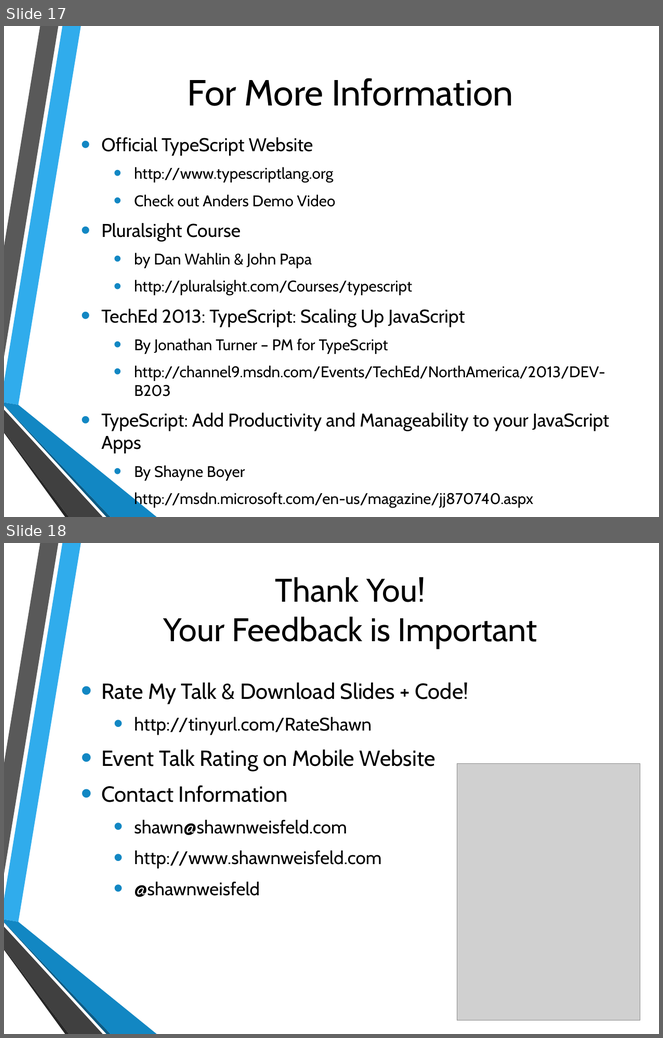
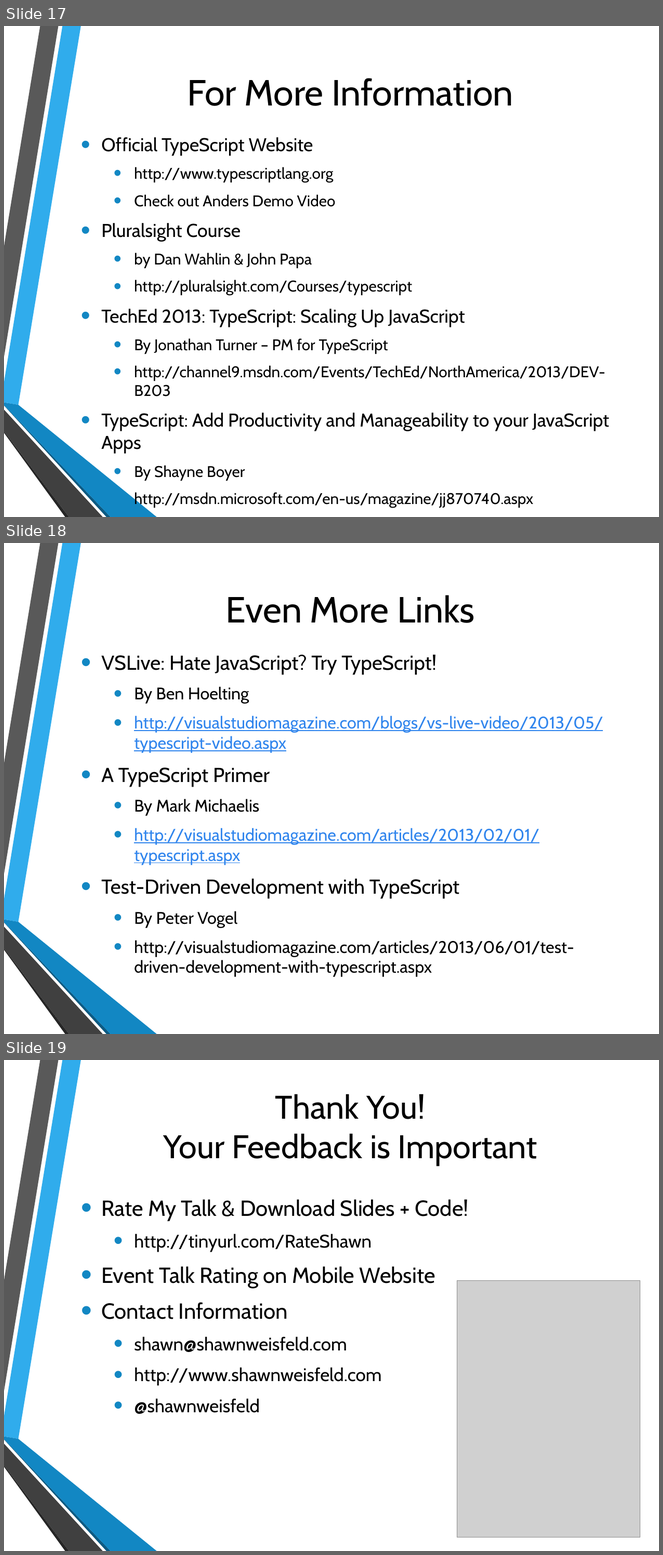
Before and after one commit to shawnweisfeld/20130625_TypeScript, a slide deck: 20130625_TypeScript.pptx. Shown one above the other, each under a label of ours: slides 17 and 18 before the commit, slides 17, 18 and 19 after it. The pictures are 663x1038 and 663x1555 pixels, drawn with LibreOffice and Linux fonts; fonts in the diff are those of the drawing; grey boxes stand for pictures; background and template pictures are left out. Boxes give left, top, right and bottom in pixels: in the first picture for what was removed or moved away, otherwise in the second. Text is boxed around its words. In the diff, an @@ line names an element or a change of style, - is before the commit and + after.

Commit message:
added some more links I just found

```diff
--- a/20130625_TypeScript.pptx
+++ b/20130625_TypeScript.pptx
@@ slide 18 added at (4, 543, 659, 1034), background picture (left out); not listed: 6 template elements that a slide beside it also shows @@
@@ title added at (226, 595, 475, 623), 40 pt, text #000000 @@
+Even More Links
@@ text added at (101, 655, 604, 977), 18.5 pt, text #000000 @@
+• VSLive: Hate JavaScript? Try TypeScript!
+  • By Ben Hoelting
+  • http://visualstudiomagazine.com/blogs/vs-live-video/2013/05/typescript-video.aspx
+• A TypeScript Primer
+  • By Mark Michaelis
+  • http://visualstudiomagazine.com/articles/2013/02/01/typescript.aspx
+• Test-Driven Development with TypeScript
+  • By Peter Vogel
+  • http://visualstudiomagazine.com/articles/2013/06/01/test-driven-development-with-typescript.aspx
@@ what was slide 18 is now slide 19 @@
```
